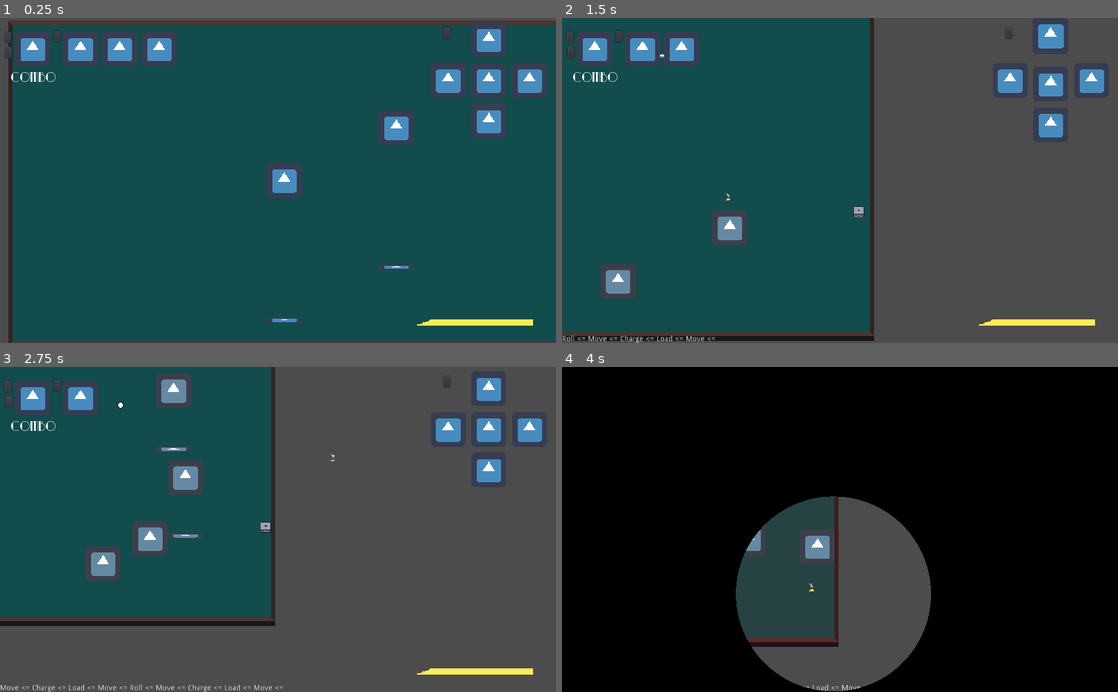
Above: before the commit, frames 1-4 (two rows, left to right).
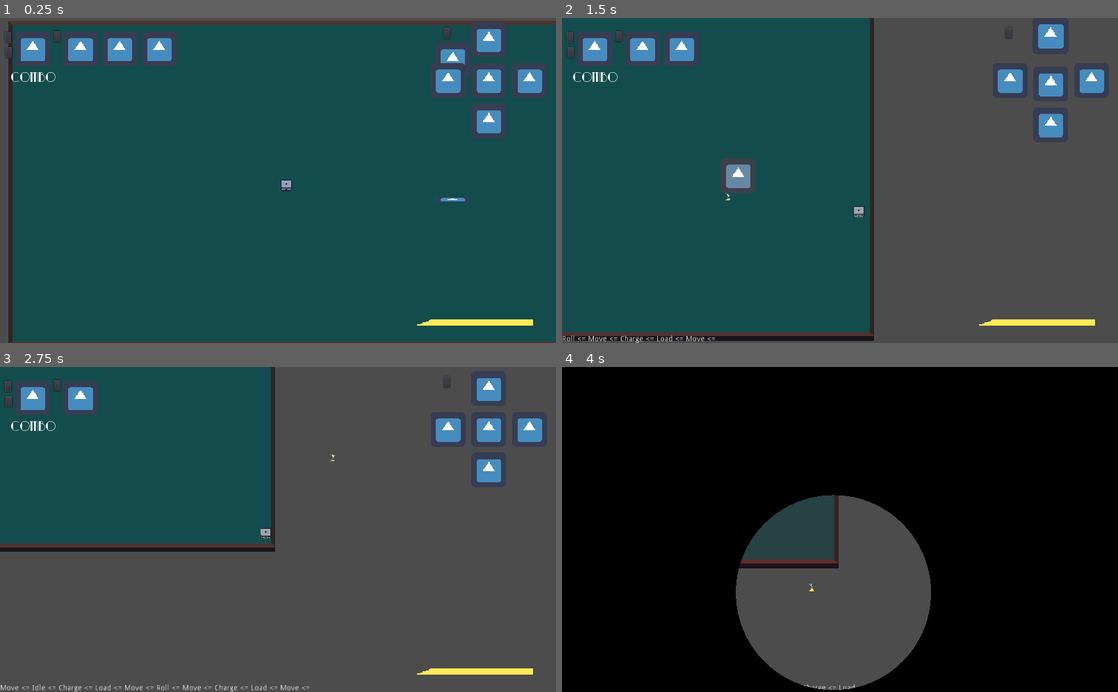
Above: after the commit, the same moments.

Repository: andrebariani/gmtk2022
Game: Godot game, scene res://src/Main.tscn
The game is run twice, just before and just after one commit, with the same random seed, the same clock (stepped at 60 frames per second) and the same inputs. The engine's default icon, where the game draws it, is replaced by a stand-in: a white triangle on a blue panel in a dark square.
Inputs (mouse positions are in pixels of both pictures, inside the frame that each line leads up to):
- Up to frame 1 (0.25 s): no input
- Up to frame 2 (1.5 s): tap Enter (ui_accept) at 0.5, 0.77 s; move the mouse to (962, 164) at 0.52 s; hold D (move_right) 0.53-1.28 s; click (962, 164) at 0.6 s; move the mouse to (728, 196) at 1.27 s; hold S (move_down) from 1.28 s (still down); tap Space (roll) at 1.35 s
- Up to frame 3 (2.75 s): tap Enter (ui_accept) at 1.52 s; move the mouse to (333, 458) at 2.02 s; release S (move_down) at 2.03 s; hold D (move_right) from 2.03 s (still down); click (333, 458) at 2.1 s
- Up to frame 4 (4 s): move the mouse to (812, 594) at 2.77 s; release D (move_right) at 2.78 s; hold W (move_up) 2.78-3.53 s; tap Space (roll) at 2.85 s; tap Enter (ui_accept) at 3.02, 3.77 s; move the mouse to (1006, 578) at 3.52 s; hold A (move_left) from 3.53 s (still down); click (1006, 578) at 3.6 s

The runs differ from the first frame. In frame 1, 2.0% of the frame differs, in the area x 48-85%, y 7-94%; in frame 2, 2.0%; in frame 3, 15%, in the area x 0-56%, y 1-100%; in frame 4, 5.5%.

Commit message:
bounce enemy

Diff:
--- a/src/Main.tscn
+++ b/src/Main.tscn
@@ -7,7 +7,7 @@
 [ext_resource path="res://src/Main.gd" type="Script" id=5]
 [ext_resource path="res://src/shaders/burano.png" type="Texture" id=6]
 [ext_resource path="res://src/ui/menu/Pause.tscn" type="PackedScene" id=7]
-[ext_resource path="res://src/spawner/Enemies_spawner.tscn" type="PackedScene" id=11]
+[ext_resource path="res://src/entities/enemies/Melee_enemy.tscn" type="PackedScene" id=8]
 [ext_resource path="res://src/tileset/TableTileset.tres" type="TileSet" id=12]
 [ext_resource path="res://src/ui/GameOver.tscn" type="PackedScene" id=13]
 
@@ -39,6 +39,11 @@
 current = true
 zoom = Vector2( 2, 2 )
 
+[node name="Melee_enemy" parent="YSort" instance=ExtResource( 8 )]
+position = Vector2( 613, -13 )
+collision_layer = 2
+collision_mask = 518
+
 [node name="CanvasLayer" type="CanvasLayer" parent="."]
 pause_mode = 1
 
@@ -59,10 +64,6 @@
 
 [node name="Pause" parent="CanvasLayer" instance=ExtResource( 7 )]
 
-[node name="Enemies_spawner" parent="." instance=ExtResource( 11 )]
-pause_mode = 1
-ysort_path = NodePath("../YSort")
-
 [node name="ScoreTimer" type="Timer" parent="."]
 pause_mode = 1
 autostart = true
@@ -76,5 +77,3 @@
 [connection signal="game_over_finished" from="CanvasLayer/ScreenShaders" to="." method="_on_ScreenShaders_game_over_finished"]
 [connection signal="game_over_finished" from="CanvasLayer/GameOver" to="." method="_on_GameOver_game_over_finished"]
 [connection signal="timeout" from="ScoreTimer" to="." method="_on_ScoreTimer_timeout"]
-
-[editable path="Enemies_spawner"]
--- a/src/entities/enemies/Enemy_chaser.gd
+++ b/src/entities/enemies/Enemy_chaser.gd
@@ -6,4 +6,6 @@
 		move_and_slide(global_position.direction_to(Player.global_position) * speed * delta)
 	elif movement_status == KNOCKBACK:
 		var mult = $Knockback_timer.time_left / $Knockback_timer.wait_time
-		move_and_slide((knockback_vector * mult) * delta)
+		var collision = move_and_collide((knockback_vector * mult) * delta / 100)
+		if collision:
+			knockback_vector = knockback_vector.bounce(collision.normal)
--- a/src/spawner/Enemies_spawner.gd
+++ b/src/spawner/Enemies_spawner.gd
@@ -2,7 +2,7 @@
 
 var spawn_width
 var spawn_height
-const SPAWN_DELAY = 1
+const SPAWN_DELAY = 10
 
 onready var player = PlayerReference.get_player()
 onready var spawn_blocker = get_node("Spawn_blocker")
